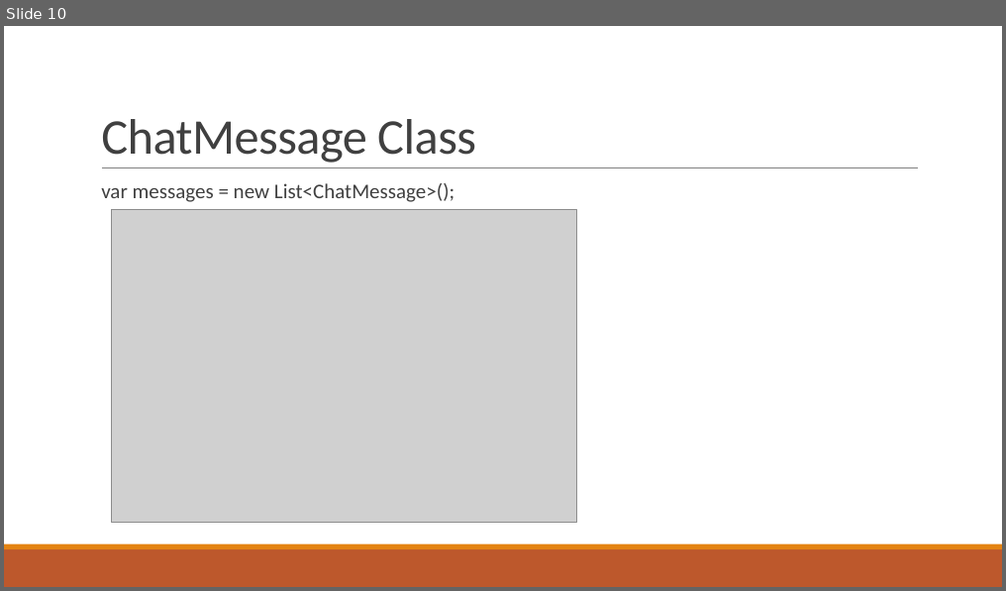
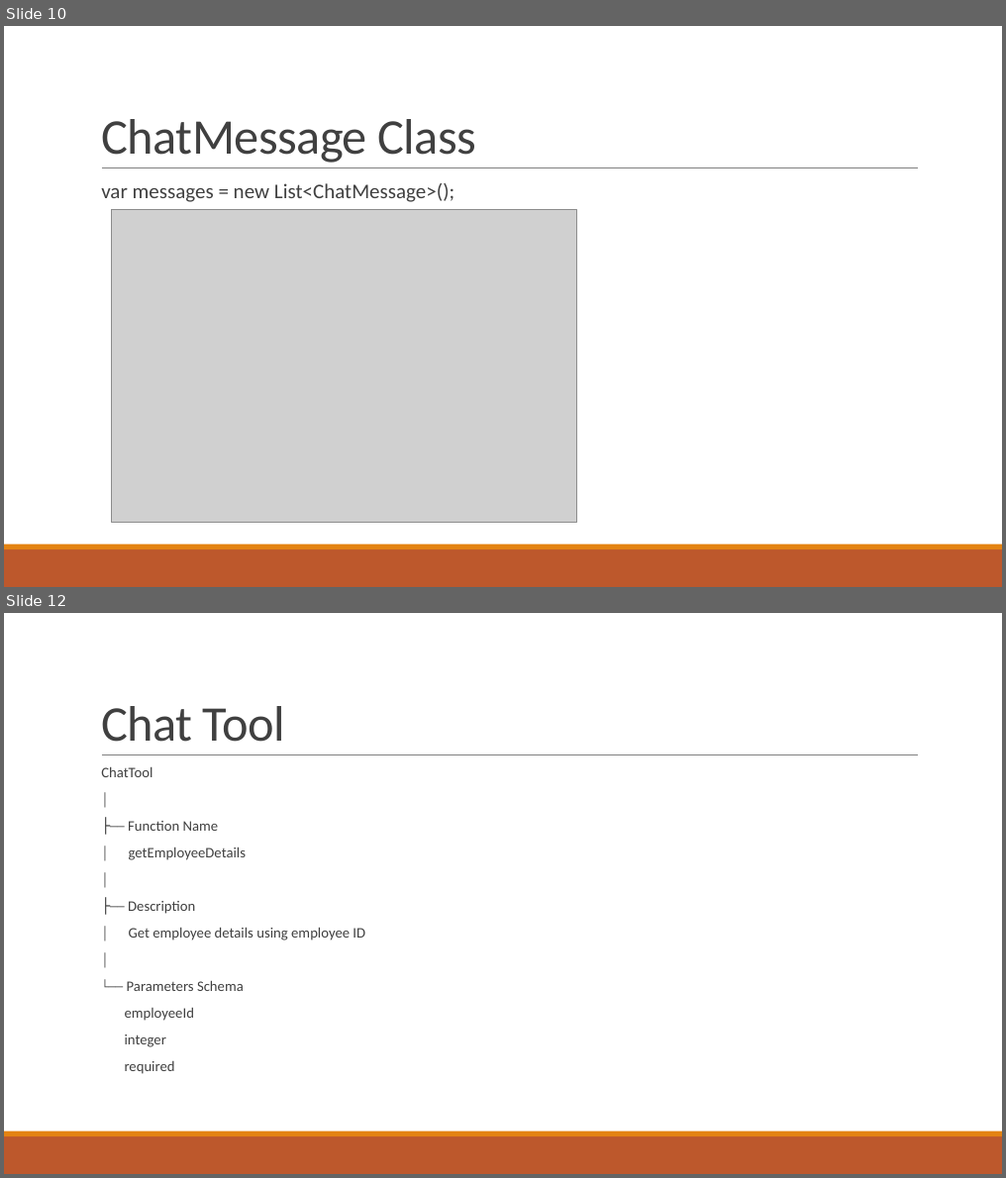
Before and after one commit to deveshomar/EducationAIAgent, a slide deck: Session5/WaytoCommunicateOPENAI/MultipleWaysTocommunicate.pptx. Shown one above the other, each under a label of ours: slide 10 before the commit, slides 10 and 12 after it; the slides between them are not shown. The pictures are 1006x591 and 1006x1178 pixels, drawn with LibreOffice and Linux fonts; fonts in the diff are those of the drawing; grey boxes stand for pictures. Boxes give left, top, right and bottom in pixels: in the first picture for what was removed or moved away, otherwise in the second. Text is boxed around its words. In the diff, an @@ line names an element or a change of style, - is before the commit and + after.

```diff
--- a/Session5/WaytoCommunicateOPENAI/MultipleWaysTocommunicate.pptx
+++ b/Session5/WaytoCommunicateOPENAI/MultipleWaysTocommunicate.pptx
@@ slide 12 added at [4, 613, 1002, 1174], background #FFFFFF; not listed: 3 template elements that a slide beside it also shows @@
@@ title added at [101, 706, 285, 742], 48 pt, text #404040 @@
+Chat Tool
@@ text added at [101, 766, 365, 1074], 14 pt, text #404040 @@
+  ChatTool
+  │
+  ├── Function Name
+  │ getEmployeeDetails
+  │
+  ├── Description
+  │ Get employee details using employee ID
+  │
+  └── Parameters Schema
+  employeeId
+  integer
+  required
```
Also in this commit, not shown: 1 slide changed, 2 other slides added, 47 other files.
